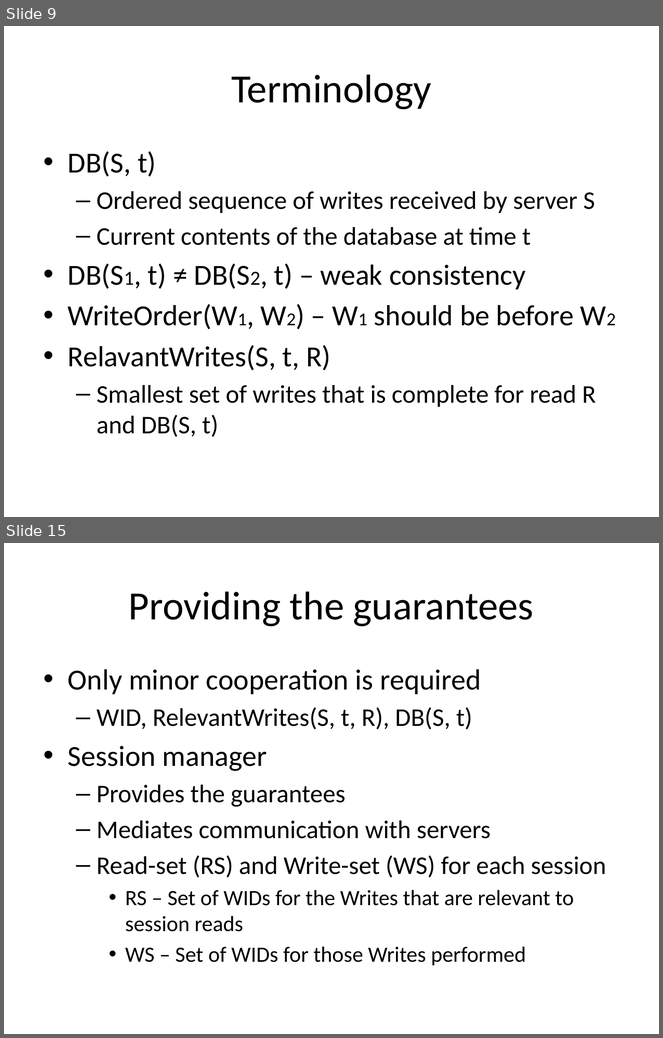
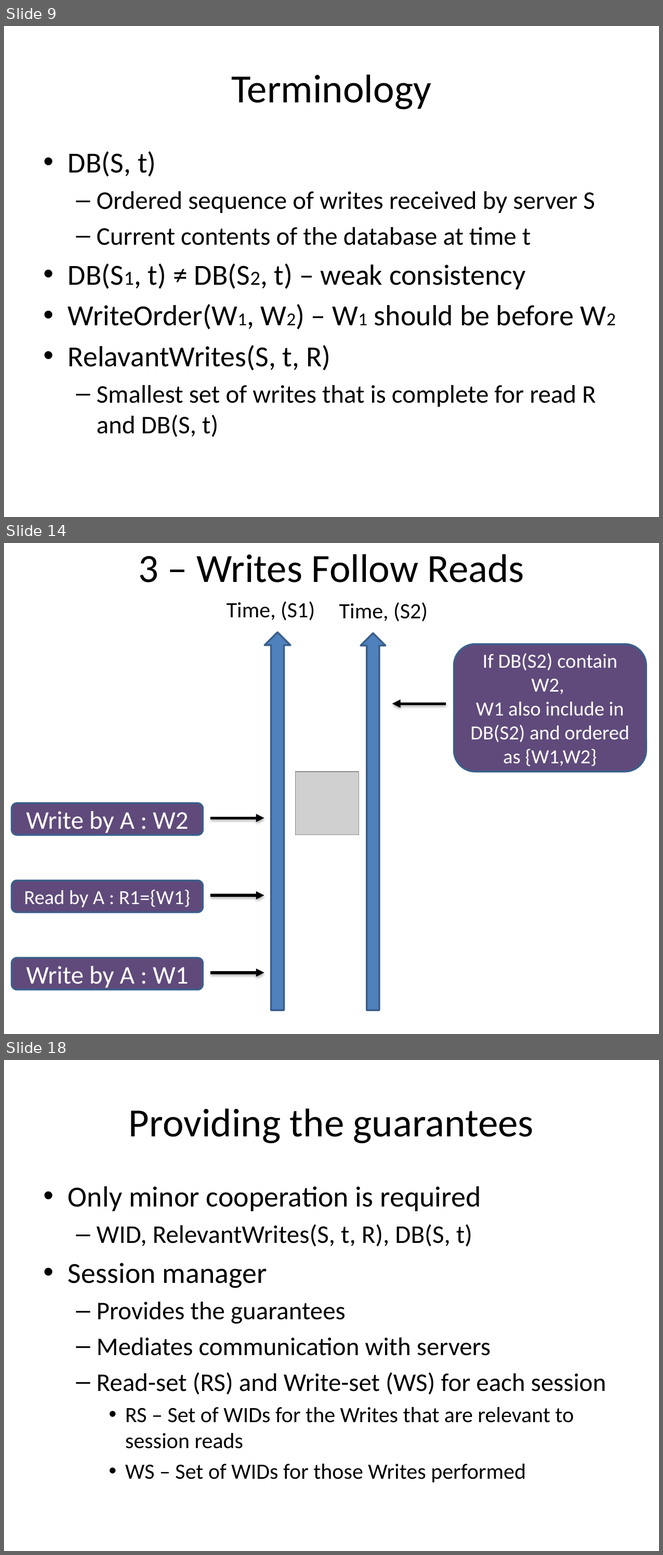
Before and after one commit to balidani/bomberman, a slide deck: presentation/slides_daniel.pptx. Shown one above the other, each under a label of ours: slides 9 and 15 before the commit, slides 9, 14 and 18 after it; the slides between them are not shown. The pictures are 663x1038 and 663x1555 pixels, drawn with LibreOffice and Linux fonts; fonts in the diff are those of the drawing; grey boxes stand for pictures. Boxes give left, top, right and bottom in pixels: in the first picture for what was removed or moved away, otherwise in the second. Text is boxed around its words. In the diff, an @@ line names an element or a change of style, - is before the commit and + after.

```diff
--- a/presentation/slides_daniel.pptx
+++ b/presentation/slides_daniel.pptx
@@ slide 14 added at [4,543,659,1034], background #FFFFFF @@
@@ title added at [138,554,525,583], 44 pt, text #000000 @@
+3 – Writes Follow Reads
@@ group added at [227,601,428,1011]: 2 texts, 2 right arrows @@
+Time, (S1)
+Time, (S2)
@@ rounded rectangle added at [454,644,646,772], fill #604A7B, outline #3A5F8C 2 pt, 22 pt, text #FFFFFF @@
+If DB(S2) contain W2,
+W1 also include in DB(S2) and ordered as {W1,W2}
@@ arrow added from (446, 704) to (392, 704), #000000 3 pt @@
@@ picture added at [296,772,359,835] @@
@@ rounded rectangle added at [12,803,203,835], fill #604A7B, outline #3A5F8C 2 pt, 28 pt, text #FFFFFF @@
+Write by A : W2
@@ arrow added from (211, 818) to (264, 818), #000000 3 pt @@
@@ rounded rectangle added at [12,881,203,913], fill #604A7B, outline #3A5F8C 2 pt, 22 pt, text #FFFFFF @@
+Read by A : R1={W1}
@@ arrow added from (211, 896) to (264, 896), #000000 3 pt @@
@@ rounded rectangle added at [12,958,203,990], fill #604A7B, outline #3A5F8C 2 pt, 28 pt, text #FFFFFF @@
+Write by A : W1
@@ arrow added from (211, 973) to (264, 973), #000000 3 pt @@
@@ what was slide 15 is now slide 18 @@
```
Also in this commit, not shown: 4 slides changed, 4 other slides added, 1 slide removed.
